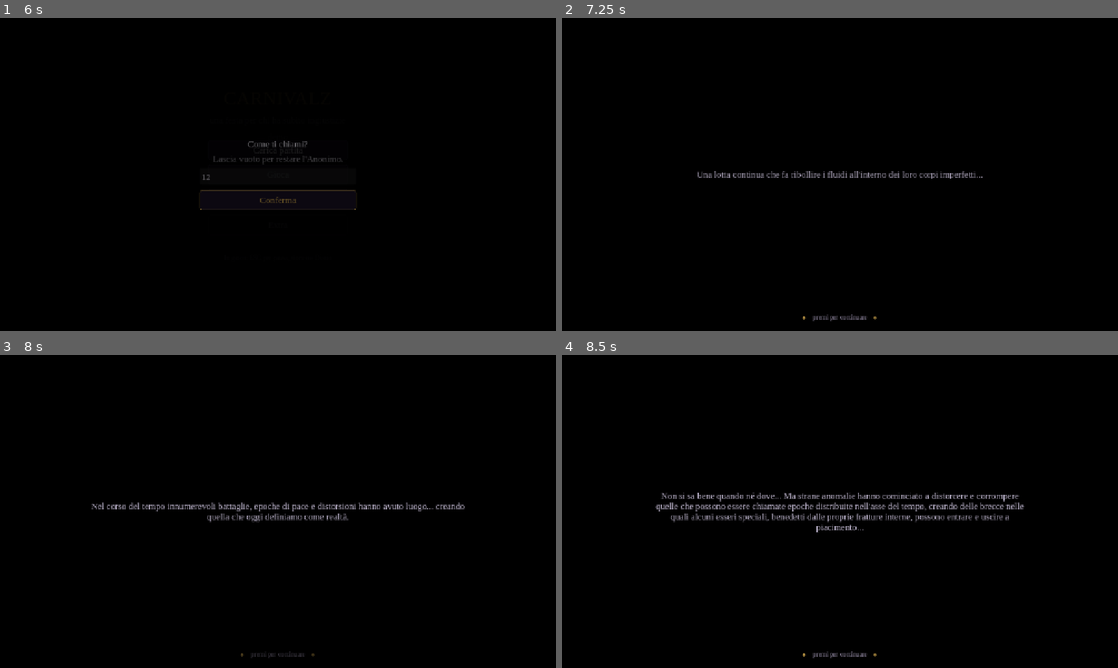
Above: before the commit, frames 1-4 (two rows, left to right).
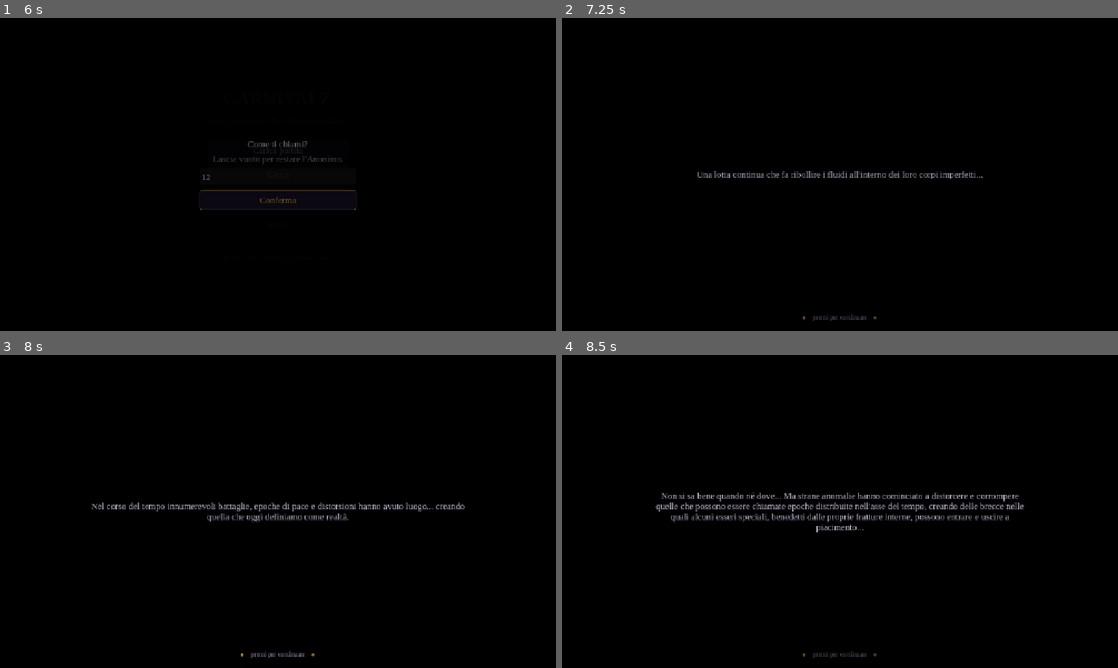
Above: after the commit, the same moments.

Repository: Rio-Chico-Devs/Carnivalz
Game: Godot game, scene res://scenes/Splash.tscn
Two runs of this game, one before a commit and one after it. Both use one fixed random seed, a clock stepped at 60 frames per second and the inputs below.
Inputs (mouse positions are in pixels of both pictures, inside the frame that each line leads up to):
- Up to frame 1 (6 s): click (278, 174) at 0.5 s; click (278, 174) at 1.25 s; click "Start" at 2 s; click "Start" at 2.75 s; click (278, 177) at 3.52 s; type "12" at 3.6 s; click "Gioca" at 4.25 s; click "Gioca" at 5 s; click "Opzioni" at 5.75 s
- Up to frame 2 (7.25 s): click (840, 174) at 6.5 s
- Up to frame 3 (8 s): click (278, 511) at 7.25 s
- Up to frame 4 (8.5 s): click (840, 511) at 8 s

Frame 1 is identical in both runs. In frame 2, less than 0.1% of the frame differs, in the area x 43-57%, y 94-97%; in frame 3, less than 0.1%; in frame 4, less than 0.1%.

Commit message:
Introduzione riscritta, conto alla rovescia scandito, documento dei dialoghi
Correzioni di Bru sull'apertura del gioco:
- i tre puntini crescono ("...", "... ...", "... ... ..."), "Ecco, deve
  essere questo il luogo" diventa "Coordinate confermate, obiettivo
  localizzato, perimetro di azione calcolato...", la richiesta al
  computer diventa "Computer... lanciami il piu' possibile vicino alla
  fonte", e la risposta del computer si apre in piu' pagine.
- il "!" finale del protagonista diventa "..."
- lo sfarfallio dell'indicatore "premi per continuare" rallenta
  (battito_indicatore 0.6 -> 0.85)

Nuovo campo "attesa" (secondi) su un messaggio della sequenza: finito di
scriversi non aspetta il click, conta quel tempo e passa avanti da solo.
Serviva per scandire il lancio — "3..." "2..." "1..." una pagina per
cifra, invece di tutto su una riga. Cliccare salta avanti lo stesso: un
contatore interno impedisce che click e timer avanzino due volte, e il
timer rispetta la pausa.

docs/dialoghi_demo.md (nuovo): tutto il testo leggibile nella demo in un
file solo, generato da strumenti/genera_dialoghi.py. In fondo due
sezioni per scrivere: la tabella di Yhvina stanza per stanza nella Casa
Gigante (dove parla e dove risponde solo "non ho altro da dirti") e
l'elenco di tutti i nodi di ogni squarcio ancora senza una voce in
dialoghi.json.

Co-Authored-By: Claude Opus 5 <noreply@anthropic.com>
Claude-Session: https://claude.ai/code/session_01AE7uzpDH1Lo1PHb29aXJxZ

Diff:
--- a/data/events_intro.json
+++ b/data/events_intro.json
@@ -4,13 +4,18 @@
 		"monologo": {
 			"sequenza": [
 				{ "tipo": "dialogo", "chi": "anonimo", "testo": "..." },
-				{ "tipo": "dialogo", "chi": "anonimo", "testo": "......" },
+				{ "tipo": "dialogo", "chi": "anonimo", "testo": "... ..." },
+				{ "tipo": "dialogo", "chi": "anonimo", "testo": "... ... ..." },
+				{ "tipo": "dialogo", "chi": "anonimo", "testo": "Coordinate confermate, obiettivo localizzato, perimetro di azione calcolato..." },
 				{ "tipo": "dialogo", "chi": "anonimo", "testo": "..." },
-				{ "tipo": "dialogo", "chi": "anonimo", "testo": "Ecco, deve essere questo il luogo del quale mi hanno parlato..." },
-				{ "tipo": "dialogo", "chi": "anonimo", "testo": "..." },
-				{ "tipo": "dialogo", "chi": "anonimo", "testo": "Beh, fare troppe domande non ci porterà da nessuna parte... Computer, allineami con la frattura in questione." },
-				{ "tipo": "dialogo", "chi": "computer", "testo": "Allineamento in corso... Partenza in 3... 2... 1... Arrivederci unità PK09, per aspera ad astra!" },
-				{ "tipo": "dialogo", "chi": "anonimo", "testo": "!" }
+				{ "tipo": "dialogo", "chi": "anonimo", "testo": "Computer... lanciami il più possibile vicino alla fonte." },
+				{ "tipo": "dialogo", "chi": "computer", "testo": "Autorizzazione confermata. Buona fortuna unità 111" },
+				{ "tipo": "dialogo", "chi": "computer", "testo": "lancio in...", "attesa": 0.8 },
+				{ "tipo": "dialogo", "chi": "computer", "testo": "3...", "attesa": 0.9 },
+				{ "tipo": "dialogo", "chi": "computer", "testo": "2...", "attesa": 0.9 },
+				{ "tipo": "dialogo", "chi": "computer", "testo": "1...", "attesa": 0.9 },
+				{ "tipo": "dialogo", "chi": "computer", "testo": "Per aspera, ad astra.", "attesa": 1.1 },
+				{ "tipo": "dialogo", "chi": "anonimo", "testo": "..." }
 			],
 			"espr_sinistra": "pensiero",
 			"avvio_automatico": { "id_punto": "tutorial", "file_eventi": "res://data/events_tutorial.json" }
--- a/data/stile.json
+++ b/data/stile.json
@@ -1,15 +1,29 @@
 {
 	"_nota": "Linguaggio visivo del gioco, in un posto solo. Da qui escono il tema di Godot (Stile.gd lo costruisce all'av …(188 unchanged characters)…
-
 	"_nota_font": "usa_font_di_sistema: true prende il primo font disponibile dell'elenco (l'ultimo nome è una famiglia ge …(276 unchanged characters)…
 	"font": {
 		"usa_font_di_sistema": true,
 		"file_corpo": "",
 		"file_titolo": "",
-		"corpo": ["Georgia", "Cambria", "Palatino Linotype", "Book Antiqua", "Liberation Serif", "DejaVu Serif", "serif"],
-		"titolo": ["Georgia", "Cambria", "Palatino Linotype", "Book Antiqua", "Liberation Serif", "DejaVu Serif", "serif"]
+		"corpo": [
+			"Georgia",
+			"Cambria",
+			"Palatino Linotype",
+			"Book Antiqua",
+			"Liberation Serif",
+			"DejaVu Serif",
+			"serif"
+		],
+		"titolo": [
+			"Georgia",
+			"Cambria",
+			"Palatino Linotype",
+			"Book Antiqua",
+			"Liberation Serif",
+			"DejaVu Serif",
+			"serif"
+		]
 	},
-
 	"_nota_dimensioni": "Scala tipografica: pochi gradini, sempre gli stessi. Niente font_size a occhio dentro le scene.",
 	"dimensioni": {
 		"titolo": 44,
@@ -19,7 +33,6 @@
 		"piccolo": 15,
 		"minuscolo": 12
 	},
-
 	"_nota_colori": "Viola-nero da sottosuolo, un solo accento caldo (ottone). Il rosso e il verde servono solo a danno e cure: non decorano.",
 	"colori": {
 		"sfondo": "#0a0710",
@@ -36,7 +49,6 @@
 		"positivo": "#6fbf7f",
 		"velo": "#000000"
 	},
-
 	"_nota_forme": "Bordi sottili e angoli appena smussati: il gioco è cupo, non morbido.",
 	"forme": {
 		"raggio": 4,
@@ -49,7 +61,6 @@
 		"altezza_box": 150,
 		"separazione": 14
 	},
-
 	"_nota_box": "Il box del testo (dialogo/narrazione/notifica) e il diario di combattimento: 'usa_texture' a true + un'i …(344 unchanged characters)…
 	"box": {
 		"usa_texture": false,
@@ -59,7 +70,6 @@
 		"margine_alto": 22,
 		"margine_basso": 22
 	},
-
 	"_nota_bottone_texture": "Stessa idea del box, per i bottoni: UN SOLO frame disegnato (il bottone 'normale') basta per tutti gli stati - sopra/premuto/spento/a fuoco si ottengono ricolorando quella stessa immagine (piu' chiara, piu' scura, semitrasparente, calda), non disegnandone cinque copie.",
 	"bottone_texture": {
 		"usa_texture": false,
@@ -69,7 +79,6 @@
 		"margine_alto": 10,
 		"margine_basso": 10
 	},
-
 	"_nota_tempi": "Tutte le durate delle animazioni, in secondi. caratteri_al_secondo è la velocità base della macchina da scrivere: le Opzioni la moltiplicano.",
 	"tempi": {
 		"caratteri_al_secondo": 46,
@@ -79,6 +88,6 @@
 		"lampeggio_colpo": 0.28,
 		"uscita_sconfitto": 0.4,
 		"carta_titolo": 0.7,
-		"battito_indicatore": 0.6
+		"battito_indicatore": 0.85
 	}
 }
--- a/scripts/Main.gd
+++ b/scripts/Main.gd
@@ -61,6 +61,12 @@
 
 var nodo_in_corso: Dictionary = {}
 var coda_messaggi: Array[Dictionary] = []
+# un messaggio con "attesa" non aspetta il click: finito di scriversi si conta
+# il tempo indicato e si passa avanti da soli (il conto alla rovescia del
+# lancio, un silenzio che deve pesare). Il contatore serve a non avanzare due
+# volte se nel frattempo il giocatore clicca lo stesso.
+var attesa_messaggio := 0.0
+var contatore_messaggi := 0
 var azione_dopo_coda: Callable = Callable()     # eseguita a coda vuota al posto delle scelte normali (es. mediazione)
 var azione_a_fine_testo: Callable = Callable()  # eseguita appena il box ha finito di scrivere
 var mostrando_scena := false  # true quando il nodo sta mostrando la sua descrizione di ritorno
@@ -210,8 +216,10 @@
 # --- coda dei messaggi ---
 
 func avanza_messaggio() -> void:
+	contatore_messaggi += 1
 	if not coda_messaggi.is_empty():
 		var msg: Dictionary = coda_messaggi.pop_front()
+		attesa_messaggio = float(msg.get("attesa", 0.0))
 		nascondi_comandi()
 		# se questo e' l'ultimo messaggio e non c'e' nessuna transizione in
 		# sospeso, appena finisce di scriversi compaiono le scelte vere
@@ -249,10 +257,27 @@
 	avanza_messaggio()
 
 func _su_testo_pronto() -> void:
+	if attesa_messaggio > 0.0:
+		# si va avanti da soli: quello che sarebbe successo a fine testo lo fa
+		# comunque avanza_messaggio() quando la coda si svuota
+		var quanto := attesa_messaggio
+		attesa_messaggio = 0.0
+		azione_a_fine_testo = Callable()
+		_avanza_fra(quanto, contatore_messaggi)
+		return
 	if azione_a_fine_testo.is_valid():
 		var richiamo := azione_a_fine_testo
 		azione_a_fine_testo = Callable()
 		richiamo.call()
+
+func _avanza_fra(secondi: float, atteso: int) -> void:
+	# false = il timer rispetta la pausa: aprendo ESC il conto si ferma
+	await get_tree().create_timer(secondi, false).timeout
+	if not is_inside_tree():
+		return
+	if contatore_messaggi != atteso:
+		return  # il giocatore ha cliccato prima: e' gia' andato avanti da solo
+	avanza_messaggio()
 
 func _apri_scelte() -> void:
 	box.nascondi_indicatore()
Not shown, changed: README.md
Not shown, added: docs/dialoghi_demo.md
Not shown, added: strumenti/genera_dialoghi.py
